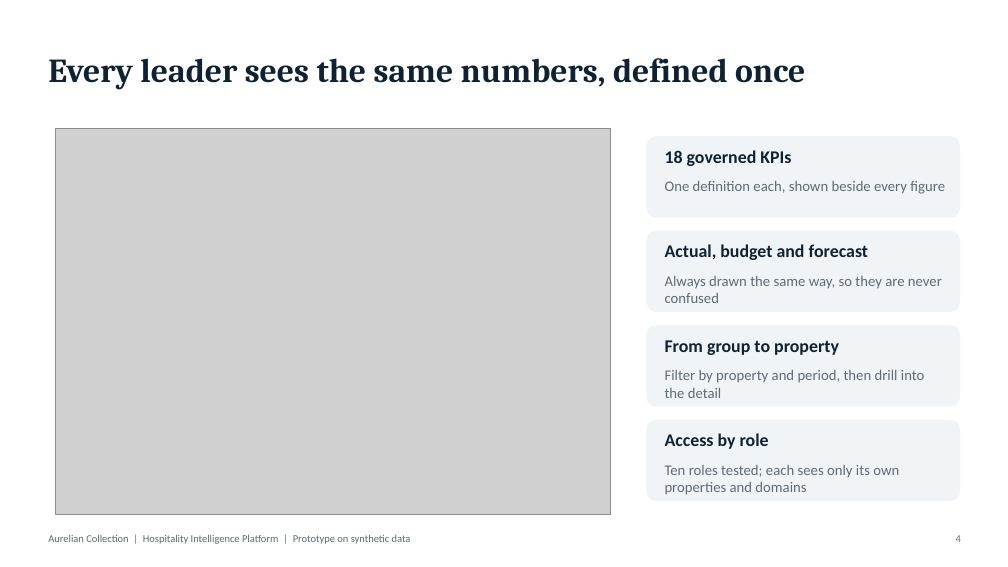
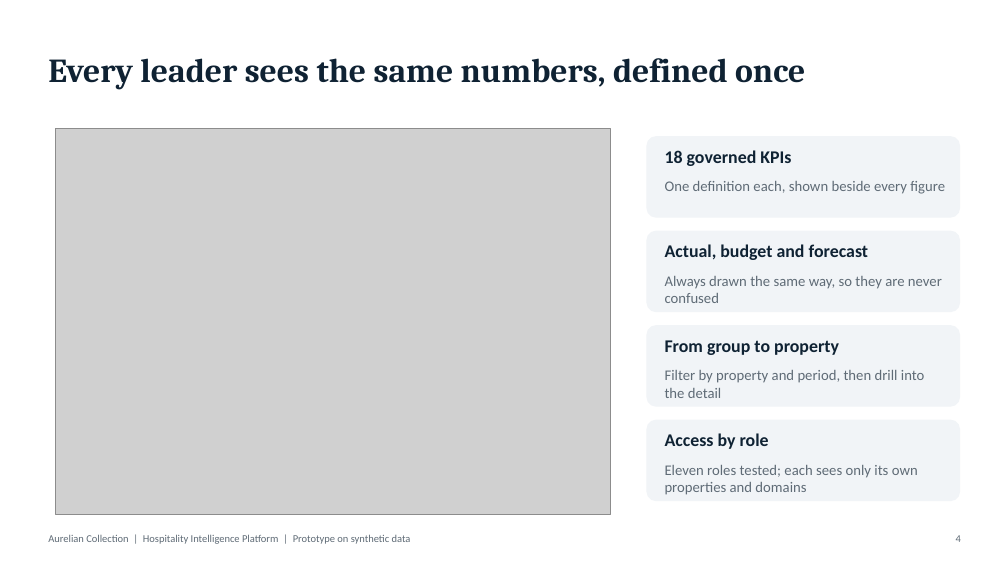
Before and after one commit to nestrenny/hotelchain, a slide deck: slide 4 of docs/Leadership Briefing.pptx. Drawn at 1008x567 pixels with LibreOffice and Linux fonts; fonts in the diff are those of the drawing; grey boxes stand for pictures. Boxes give left, top, right and bottom in pixels: in the first picture for what was removed or moved away, otherwise in the second. Text is boxed around its words. In the diff, an @@ line names an element or a change of style, - is before the commit and + after.

```diff
--- a/docs/Leadership Briefing.pptx
+++ b/docs/Leadership Briefing.pptx
@@ text at [665, 465, 918, 495]: text changed @@
-Ten roles tested; each sees only its own properties and domains
+Eleven roles tested; each sees only its own properties and domains
```
Also in this commit, not shown: 6 other slides changed, 1 slide added, 7 other files.
